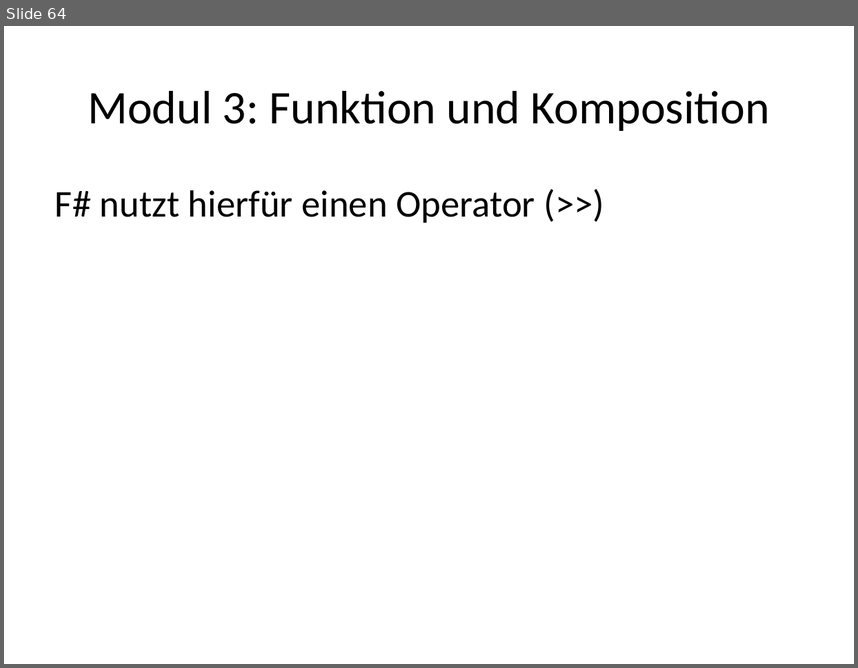
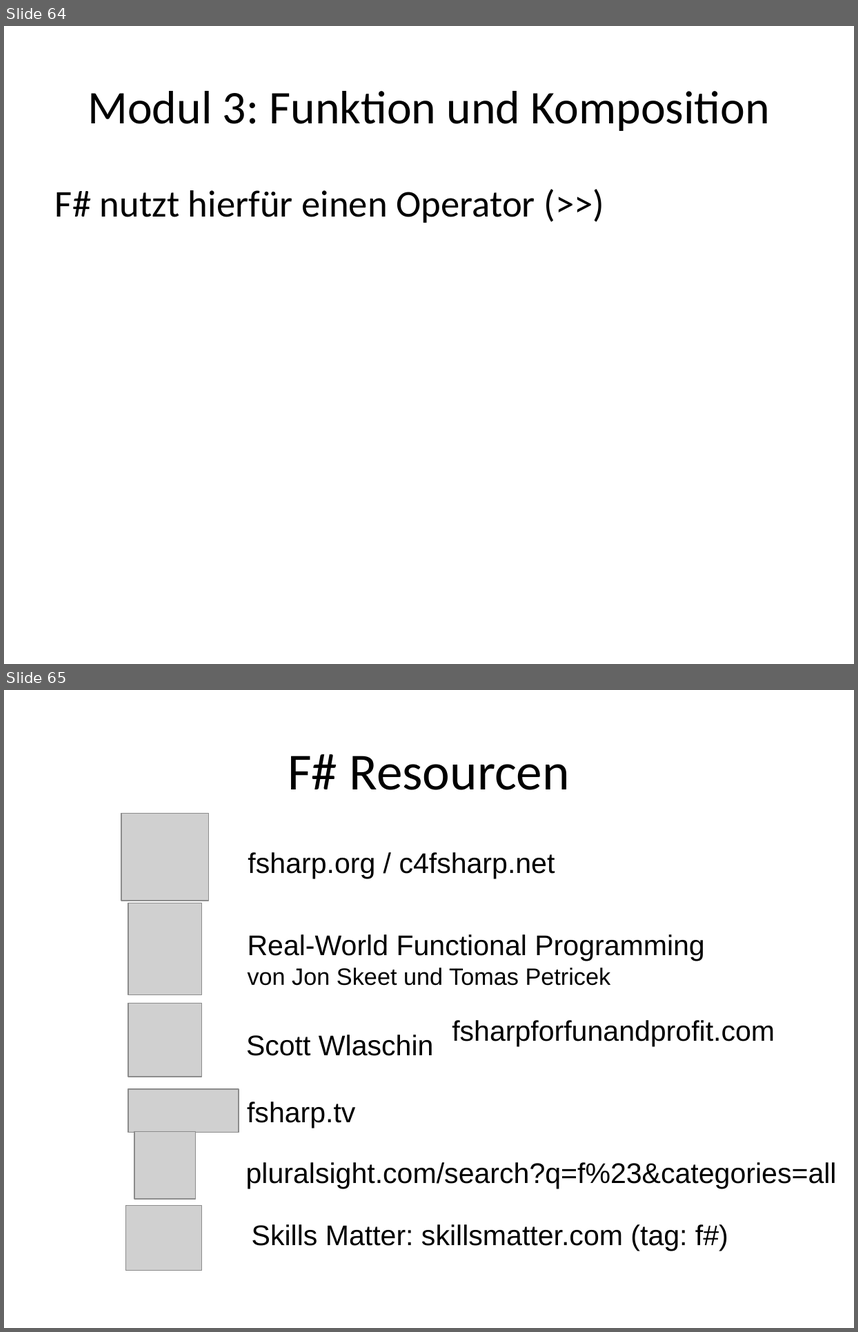
Before and after one commit to nasserbrake/Spartakiade2017, a slide deck: FSharp.pptx. Shown one above the other, each under a label of ours: slide 64 before the commit, slides 64 and 65 after it. The pictures are 858x668 and 858x1332 pixels, drawn with LibreOffice and Linux fonts; fonts in the diff are those of the drawing; grey boxes stand for pictures. Boxes give left, top, right and bottom in pixels: in the first picture for what was removed or moved away, otherwise in the second. Text is boxed around its words. In the diff, an @@ line names an element or a change of style, - is before the commit and + after.

```diff
--- a/FSharp.pptx
+++ b/FSharp.pptx
@@ slide 65 added at [4, 690, 854, 1328], background #FFFFFF @@
@@ title added at [288, 754, 569, 790], 44 pt, text #000000 @@
+F# Resourcen
@@ picture added at [121, 814, 209, 901] @@
@@ text added at [248, 852, 555, 878], 24 pt, text #000000 @@
+fsharp.org / c4fsharp.net
@@ picture added at [128, 903, 202, 994] @@
@@ text added at [248, 934, 704, 985], 24 pt, text #000000 @@
+Real-World Functional Programming
+von Jon Skeet und Tomas Petricek
@@ picture added at [128, 1003, 202, 1077] @@
@@ text added at [452, 1020, 775, 1047], 24 pt, text #000000 @@
+fsharpforfunandprofit.com
@@ text added at [246, 1034, 434, 1056], 24 pt, text #000000 @@
+Scott Wlaschin
@@ picture added at [128, 1089, 239, 1132] @@
@@ text added at [247, 1101, 355, 1128], 24 pt, text #000000 @@
+fsharp.tv
@@ picture added at [134, 1131, 195, 1199] @@
@@ text added at [246, 1162, 837, 1189], 24 pt, text #000000 @@
+pluralsight.com/search?q=f%23&categories=all
@@ picture added at [125, 1205, 201, 1270] @@
@@ text added at [252, 1224, 728, 1251], 24 pt, text #000000 @@
+Skills Matter: skillsmatter.com (tag: f#)
```
Also in this commit, not shown: 3 slides changed, 4 other files.
